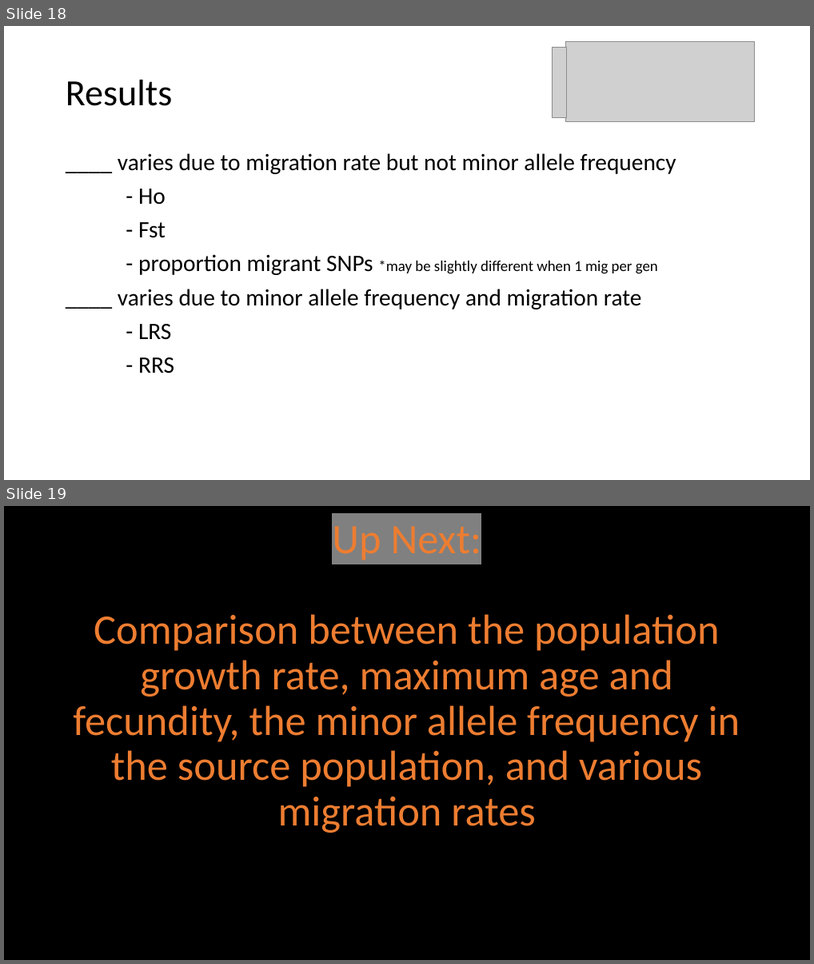
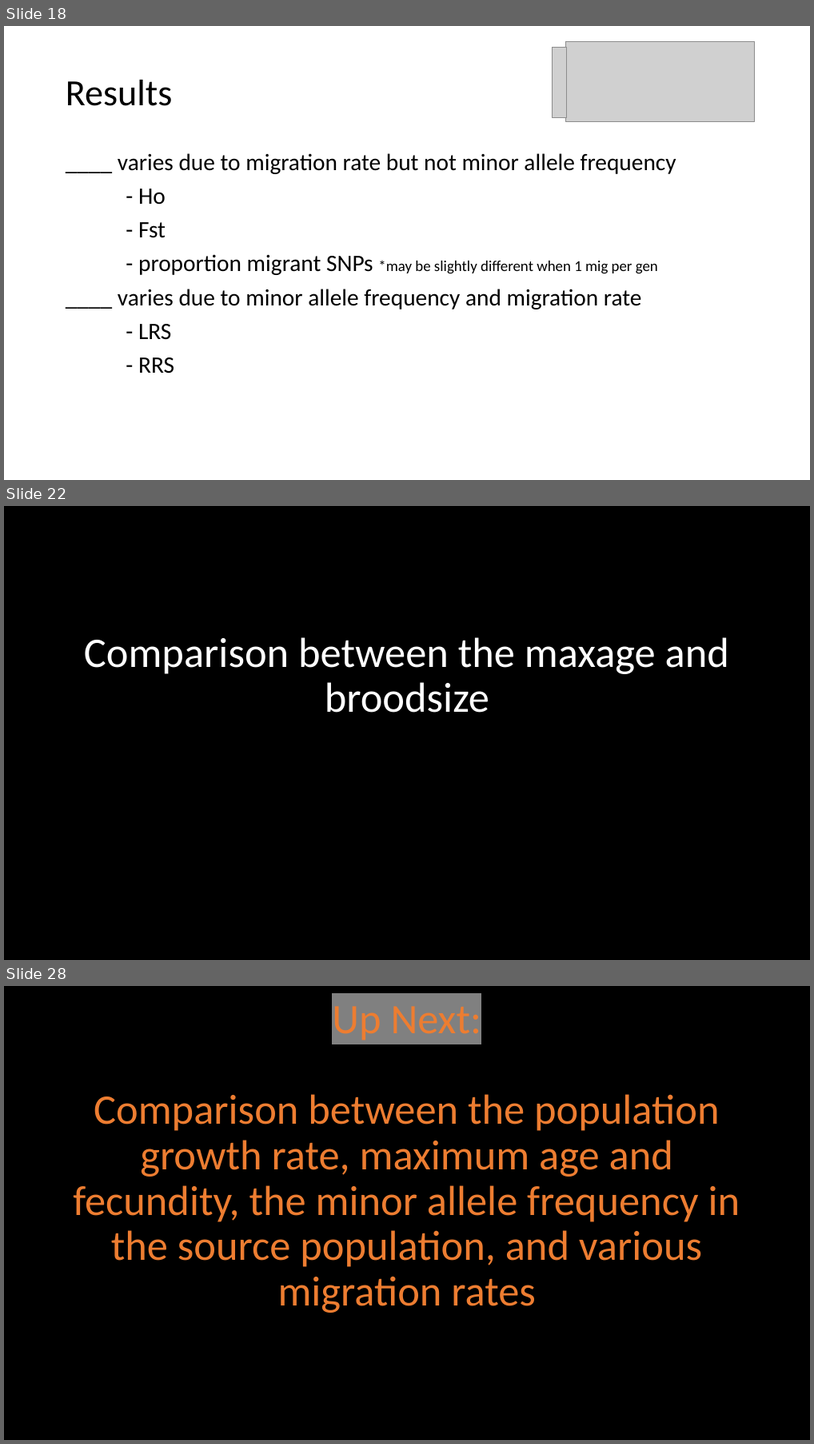
Before and after one commit to ginalamka/ComplexModel_ABM, a slide deck: Output_local/holding/figs/Figs_1.13.23.pptx. Shown one above the other, each under a label of ours: slides 18 and 19 before the commit, slides 18, 22 and 28 after it; the slides between them are not shown. The pictures are 814x964 and 814x1444 pixels, drawn with LibreOffice and Linux fonts; fonts in the diff are those of the drawing; grey boxes stand for pictures. Boxes give left, top, right and bottom in pixels: in the first picture for what was removed or moved away, otherwise in the second. Text is boxed around its words. In the diff, an @@ line names an element or a change of style, - is before the commit and + after.

```diff
--- a/Output_local/holding/figs/Figs_1.13.23.pptx
+++ b/Output_local/holding/figs/Figs_1.13.23.pptx
@@ slide 22 added at bbox=[4, 506, 810, 960], background #000000 @@
@@ text added at bbox=[84, 637, 730, 712], 50 pt, text #FFFFFF @@
+Comparison between the maxage and broodsize
@@ what was slide 19 is now slide 28 @@
```
Also in this commit, not shown: 2 slides changed, 8 other slides added, 16 other files.
